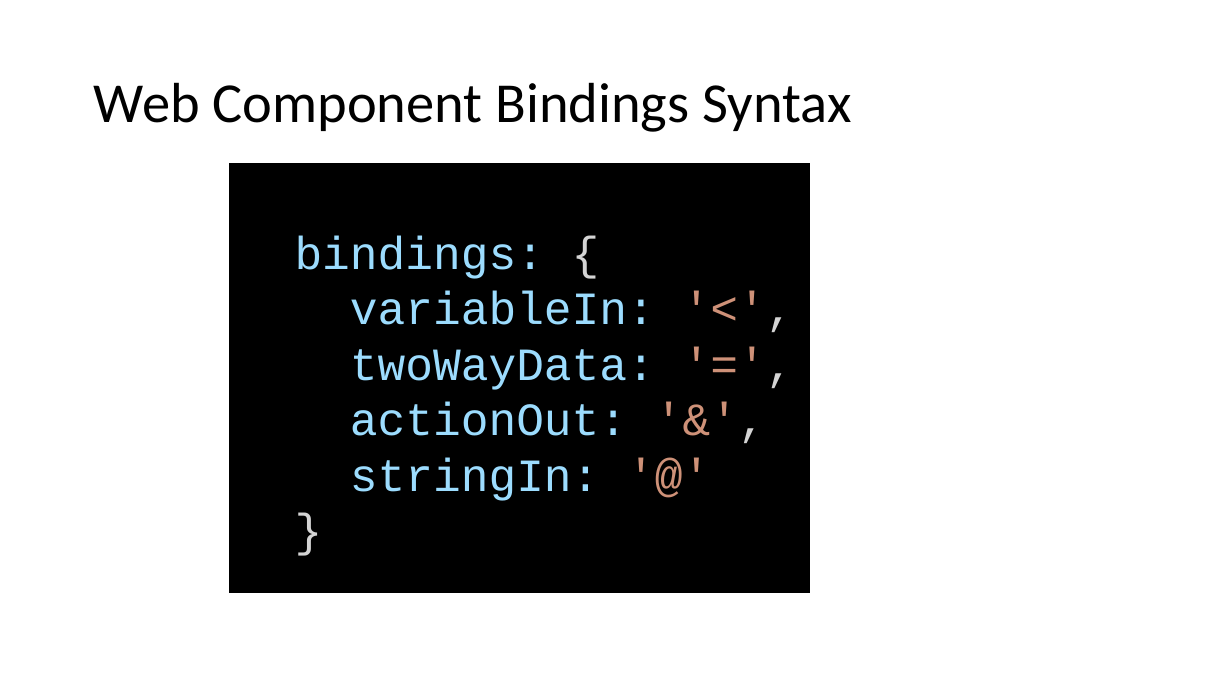
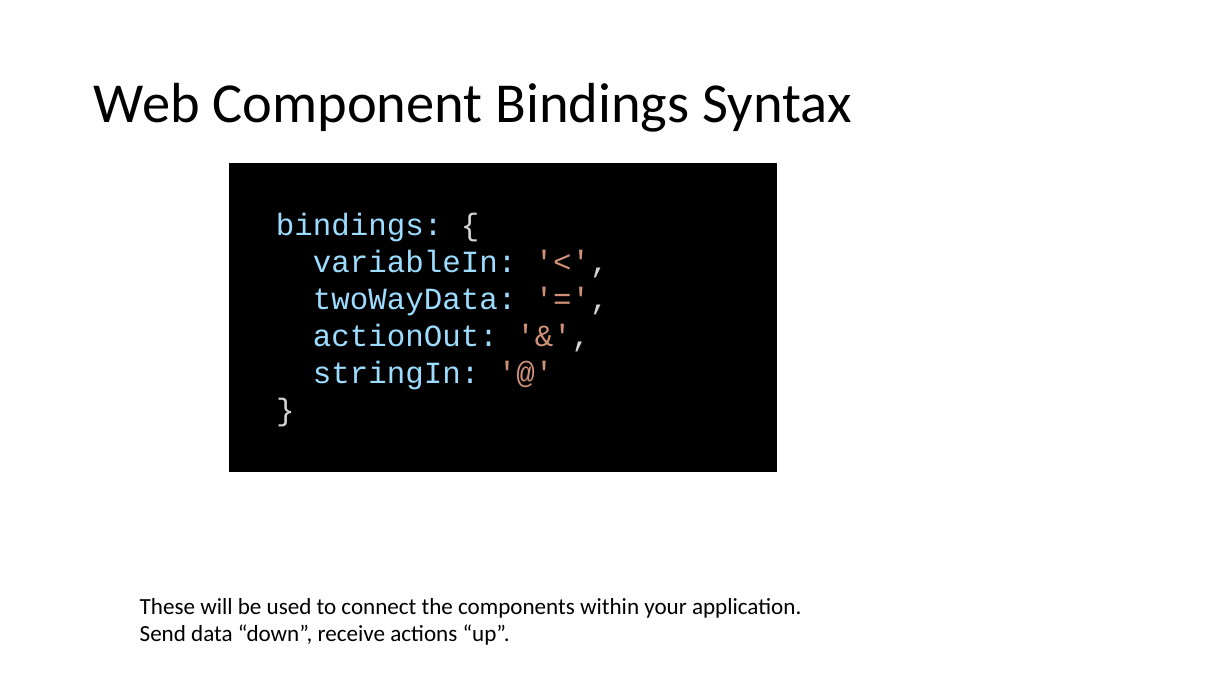
Before and after one commit to jkutzfla/cf2018demo, a slide deck: slide 13 of www/docs/Angular4CFDevs_jkutzfla_2018.pptx (slide 12 before the commit). Drawn at 1232x693 pixels with LibreOffice and Linux fonts; fonts in the diff are those of the drawing. Boxes give left, top, right and bottom in pixels: in the first picture for what was removed or moved away, otherwise in the second. Text is boxed around its words. In the diff, an @@ line names an element or a change of style, - is before the commit and + after.

```diff
--- a/www/docs/Angular4CFDevs_jkutzfla_2018.pptx
+++ b/www/docs/Angular4CFDevs_jkutzfla_2018.pptx
@@ rectangle "bindings: {" resized from (x1=230, y1=164, x2=810, y2=592) to (x1=230, y1=164, x2=776, y2=471) @@
@@ rectangle "bindings: {" at (x1=230, y1=164, x2=776, y2=471): size 36 to 24 pt @@
@@ text added at (x1=140, y1=598, x2=801, y2=645), 18 pt, text #000000 @@
+These will be used to connect the components within your application.
+Send data “down”, receive actions “up”.
```
Also in this commit, not shown: 32 other slides changed, 5 slides added, 2 slides removed.
